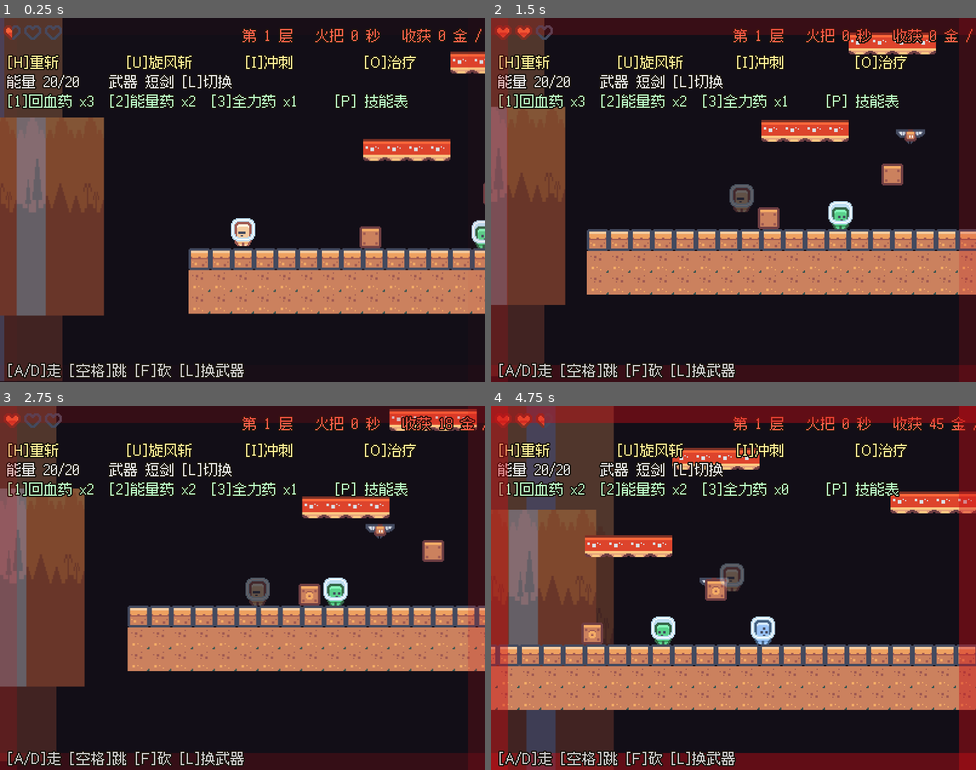
Above: before the commit, frames 1-4 (two rows, left to right).
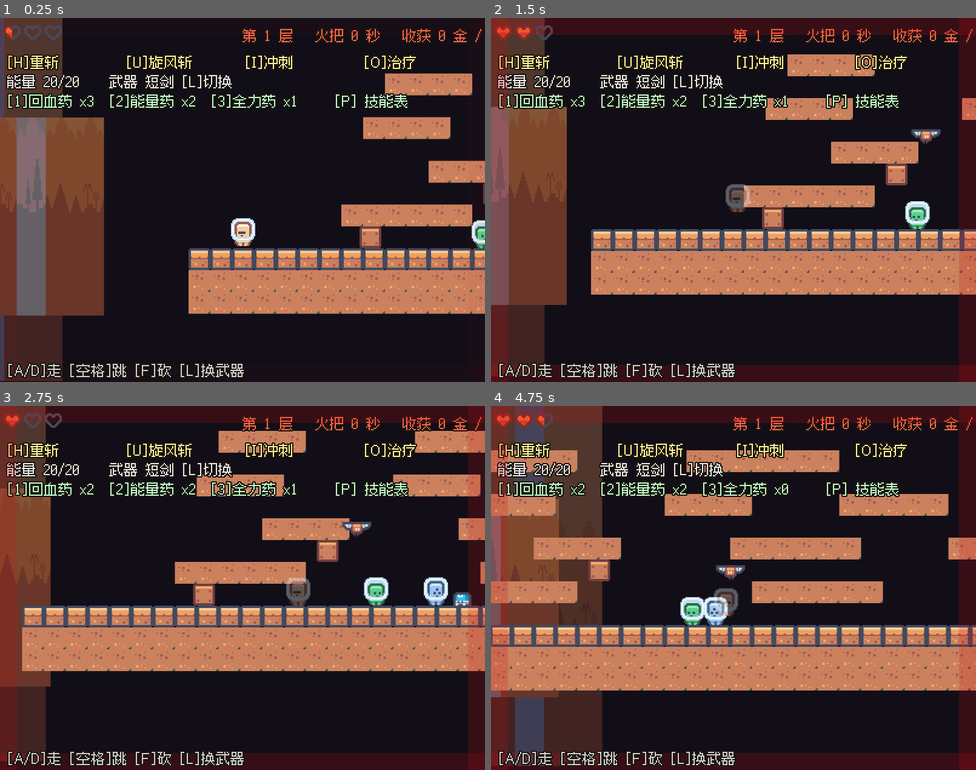
Above: after the commit, the same moments.

Repository: 01821/farm-fight-game
Game: Godot game, scene res://Tests/test_mine_enemy.tscn
The game is run twice, just before and just after one commit, with the same random seed, the same clock (stepped at 60 frames per second) and the same inputs. This scene is started directly instead of the project's main scene. Sound files missing from this copy of the repository are replaced by a short silence.
Inputs (mouse positions are in pixels of both pictures, inside the frame that each line leads up to):
- Up to frame 1 (0.25 s): no input
- Up to frame 2 (1.5 s): move the mouse to (840, 181) at 0.52 s; hold D (right) from 0.53 s (still down); tap Space (jump) at 0.6, 0.77, 1.07 s; click (840, 181) at 0.67 s; move the mouse to (636, 218) at 1.27 s; tap Q (cycle_item) at 1.35 s
- Up to frame 3 (2.75 s): tap Space (jump) at 1.52, 1.55, 1.82, 2.3 s; move the mouse to (291, 507) at 2.02 s; release D (right) at 2.03 s; hold A (left) from 2.03 s (still down); tap 1 (item_1) at 2.1 s
- Up to frame 4 (4.75 s): move the mouse to (709, 660) at 2.77 s; release A (left) at 2.78 s; hold D (right) 2.78-4.28 s; tap 2 (item_2) at 2.85 s; click (709, 660) at 2.92 s; tap Space (jump) at 3.02, 3.05, 3.32, 3.77, 3.8, 4.07, 4.52, 4.55 s; move the mouse to (879, 642) at 3.52 s; tap 3 (item_3) at 3.6 s; move the mouse to (588, 533) at 4.27 s; hold A (left) from 4.28 s (still down); tap 4 (seed_4) at 4.35 s

The runs differ from the first frame. In frame 1, 6.1% of the frame differs, in the area x 70-100%, y 9-58%; in frame 2, 11%; in frame 3, 23%; in frame 4, 46%, in the area x 0-100%, y 0-100%.

Commit message:
feat(mine): 地图程序化生成 + 修平台贴图（五项里第 B 项）

Diff:
--- a/Scripts/Global/MineRun.gd
+++ b/Scripts/Global/MineRun.gd
@@ -41,6 +41,8 @@
 var last_boss_day: int = -1
 ## 进洞那天是第几天（由矿洞口在进洞时记下）
 var entry_day: int = 0
+## 进洞时用的是第几号存档槽（决定地图种子）
+var entry_slot: int = 1
 ## 每日首通关底的额外奖励
 const DAILY_FIRST_GOLD: int = 30
 
@@ -88,6 +90,11 @@
 
 func is_deepest() -> bool:
 	return depth >= MAX_DEPTH
+
+## 当前这一层的地图种子。
+## **同一个存档 + 同一层 = 同一张图**，换存档或换层就是新图。
+func level_seed() -> int:
+	return MineGen.seed_for(entry_slot, depth)
 
 ## 下一层。已经是最深就返回 false。
 ## **注意火把不会补** —— 这是整个分层的紧张感来源。
--- /dev/null
+++ b/Scripts/Mine/mine_gen.gd
@@ -0,0 +1,88 @@
+class_name MineGen
+
+## 矿洞地图生成器：**带种子的程序化生成**，产出和手写地图同一种格式
+## （`PackedStringArray`），所以 `MineLevel.build()` 一行都不用改。
+##
+## 为什么要它：之前三张地图是写死的，**第二局和第一局一模一样**，重玩性接近 0。
+## 现在同一个存档 + 同一层永远是同一张图（种子可复现），
+## 换个存档或者换一层就是一张新图。
+##
+## ⚠️ 生成器必须保证**玩家够得着**自己造出来的平台。这不是"看起来差不多"就行：
+##    跳跃高度 = 初速² / (2×重力) = 238² / (2×760) ≈ 37.3 px ≈ **2 格**。
+##    所以平台只能一层一层往上、每层最多隔 2 行。
+##    我原来手写的地图把平台摆在第 2/4/6 行，从地面（第 11 行）**一个都跳不上去**——
+##    这个 bug 藏了十几轮，因为测试只验过"能站在地面上"。
+
+## 地图尺寸（和手写地图一致，别乱改：相机边界、掉落物位置都按它算）
+const W: int = 48
+const H: int = 14
+## 地面从这一行开始往下全是实心
+const GROUND_ROW: int = 11
+## 出生点
+const SPAWN_X: int = 2
+const SPAWN_Y: int = 9
+## 平台可以摆的行。**从地面往上每 2 行一层**，正好在 37.3px 的跳跃高度之内。
+## （留一点余量：2 行 = 36px，比极限 37.3px 少 1.3px，所以平台要做宽一点才好落。）
+const PLATFORM_ROWS: Array[int] = [9, 7, 5, 3]
+
+const SOLID := "#"
+const PLATFORM := "="
+const SPAWN := "S"
+
+## 生成一张地图。同一个 seed 永远得到同一张图。
+static func generate(seed_value: int) -> PackedStringArray:
+	var rng := RandomNumberGenerator.new()
+	rng.seed = seed_value
+
+	var rows: Array[String] = []
+	for y in range(H):
+		rows.append(" ".repeat(W))
+
+	# 地面：底下三行全实心
+	for y in range(GROUND_ROW, H):
+		rows[y] = SOLID.repeat(W)
+
+	# 出生点
+	rows[SPAWN_Y] = _put(rows[SPAWN_Y], SPAWN_X, SPAWN)
+
+	# 平台：从低到高一层层往上摆，保证每一层都能从下一层跳上来
+	for y in PLATFORM_ROWS:
+		var count: int = rng.randi_range(2, 4)
+		# 起点留出边距，别贴着地图边缘（贴边的话玩家没地方起跳）
+		var x: int = rng.randi_range(5, 12)
+		for i in range(count):
+			var w: int = rng.randi_range(4, 7)
+			if x + w > W - 3:
+				break
+			for k in range(w):
+				rows[y] = _put(rows[y], x + k, PLATFORM)
+			# 平台之间留一段空，不然连成一整条就没法"跳"了
+			x += w + rng.randi_range(4, 9)
+
+	# 出生点正上方别压平台 —— 免得玩家一出生就顶到东西
+	rows[SPAWN_Y] = _put(rows[SPAWN_Y], SPAWN_X, SPAWN)
+
+	var out := PackedStringArray()
+	for r in rows:
+		out.append(r)
+	return out
+
+## 把字符串第 x 个字符换成 ch（GDScript 的 String 不能直接按下标改）
+static func _put(s: String, x: int, ch: String) -> String:
+	if x < 0 or x >= s.length():
+		return s
+	return s.substr(0, x) + ch + s.substr(x + 1)
+
+## 这一层的随机种子。
+## **同一个存档 + 同一层 = 同一张图**（可以复现、可以分享种子），
+## 换存档或者换层就是新图。
+static func seed_for(slot: int, depth: int) -> int:
+	return maxi(1, slot) * 1000 + maxi(1, depth)
+
+## 第 row 行的平台顶面在世界坐标里的 y（给可达性测试用）
+static func row_top_y(row: int) -> float:
+	return float(row) * 18.0
+
+## 从地面能跳到的最高那一行（用"最多 2 行"这个已知约束算出来）
+static func lowest_platform_row() -> int:
+	return PLATFORM_ROWS[0]
--- a/Scripts/Mine/mine_level.gd
+++ b/Scripts/Mine/mine_level.gd
@@ -14,10 +14,16 @@
 
 const TILE_SIZE: int = 18
 
-## 图集格子（18×18，已画网格确认过）
+## 图集格子（18×18）。**这几格是放大图集逐个看过的，不是猜的。**
 const ATLAS_SOLID_TOP := Vector2i(0, 2)   # 带高光的土层表面
 const ATLAS_SOLID_FILL := Vector2i(4, 0)  # 纯土，用于地表以下
-const ATLAS_PLATFORM := Vector2i(12, 0)   # 木板平台
+## ⚠️ 平台这一格是**试出来的**，两次踩坑记在这里：
+##    ① 原来用 (12,0) —— 那其实是**红白警戒带**，渲染出来是一条红橙条纹，不是木板。
+##    ② 改用 (11,1) —— 放大图集看那块"木板"，结果**那一格是透明的**，平台整个消失。
+##    最后用 (4,0)：地下纯土。它**已经被我亲眼确认过渲染正常**（矿洞地表以下就是它），
+##    读作"土台子"，而且和地表那层浅色高光区分得开。
+##    结论：挑图集格子，**看不清就放大看，改完一定截图确认**，别靠描述猜。
+const ATLAS_PLATFORM := Vector2i(4, 0)
 
 const SOLID := "#"
 const PLATFORM := "="
@@ -232,10 +238,18 @@
 		return 0.0
 	return clampf(MineRun.torch_left / MineRun.TORCH_TIME, 0.0, 1.0)
 
-## 当前实际用的地图：显式设过 `map` 就用它，否则按当前层数取。
+## 用**程序化生成**的地图（关掉就退回下面手写的那几张，方便对照调试）
+@export var use_generated_map: bool = true
+
+## 当前实际用的地图，优先级：
+##   1. 显式设过 `map`（测试用自定义小地图时走这条）
+##   2. 程序化生成（种子 = 存档槽号 + 层数）
+##   3. 手写的兜底地图
 func active_map() -> PackedStringArray:
 	if map.size() > 0:
 		return map
+	if use_generated_map:
+		return MineGen.generate(MineRun.level_seed())
 	return MAPS[clampi(MineRun.depth - 1, 0, MAPS.size() - 1)]
 
 ## 把 active_map() 铺成瓦片。返回出生点的格子坐标。
--- a/Scripts/buildings/mine_entrance.gd
+++ b/Scripts/buildings/mine_entrance.gd
@@ -84,6 +84,10 @@
 	var cycle := get_tree().get_first_node_in_group("day_cycle") as DayCycle
 	MineRun.start_run()
 	MineRun.entry_day = cycle.day if cycle != null else 0
-	print("[矿洞] 第 ", MineRun.entry_day, " 天下矿")
+	# 记下是哪个槽 —— 地图种子由 槽号+层数 决定，这样"同一个存档每次一样、
+	# 换个存档就是新地图"
+	MineRun.entry_slot = _save.current_slot if _save != null else 1
+	print("[矿洞] 第 ", MineRun.entry_day, " 天下矿（", MineRun.entry_slot, " 号槽，种子 ",
+		MineRun.level_seed(), "）")
 	get_tree().change_scene_to_file(mine_scene)
 	return true
--- a/Tests/test_mine_enemy.gd
+++ b/Tests/test_mine_enemy.gd
@@ -37,6 +37,14 @@
 	_player.velocity = Vector2.ZERO
 	await _step(settle)
 
+func _flat_map() -> PackedStringArray:
+	## 一张只有地面、没有任何平台的空地图。飞行怪的测试要在开阔空气里做。
+	var out := PackedStringArray()
+	for y in range(MineGen.H):
+		out.append("#".repeat(MineGen.W) if y >= MineGen.GROUND_ROW else " ".repeat(MineGen.W))
+	out[MineGen.SPAWN_Y] = MineGen._put(out[MineGen.SPAWN_Y], MineGen.SPAWN_X, "S")
+	return out
+
 func _ready() -> void:
 	_level = (load("res://Scenes/Mine/mine_level.tscn") as PackedScene).instantiate()
 	add_child(_level)
@@ -141,6 +149,14 @@
 	_check("蝙蝠是飞行怪", _bat.is_flying())
 	await _step(40)
 	_check("飞行怪不会掉到地上", _bat.global_position.y < 190.0)
+
+	# ⚠️ 换成一张**没有平台**的平地地图再测。
+	#    新地图是程序化生成的，蝙蝠头顶可能正好压着一块平台，
+	#    它往下降时会撞上去、velocity.y 被 move_and_slide 清零，
+	#    于是下面那条断言就失败了 —— 而失败原因跟蝙蝠的 AI 毫无关系。
+	_level.map = _flat_map()
+	_level.build()
+	await _step(4)
 
 	# ⚠️ 关键：把玩家**水平拉开到接触范围之外**（70 > CONTACT_RANGE 15），
 	#    否则玩家会被反复撞飞、一直在空中弹，"他在上还是在下"就说不清了。
--- /dev/null
+++ b/Tests/test_mine_gen.gd
@@ -0,0 +1,148 @@
+extends Node2D
+
+## 端到端自测：矿洞地图程序化生成。
+## 用法: godot --headless --path . --fixed-fps 60 res://Tests/test_mine_gen.tscn
+##
+## 这里最重要的一条不是"生成出来的图长得对"，而是
+## **生成出来的平台玩家真的跳得上去** —— 我原来手写的地图就没做到，
+## 平台摆在第 2/4/6 行，而跳跃高度只有 2 格，一个都够不着。
+## 那个 bug 藏了十几轮，因为测试只验过"能站在地面上"。
+
+var _fail: int = 0
+var _level: MineLevel
+var _player: MinePlayer
+
+func _check(label: String, ok: bool) -> void:
+	if ok:
+		print("PASS  ", label)
+	else:
+		_fail += 1
+		print("FAIL  ", label)
+
+func _step(frames: int) -> void:
+	for i in range(frames):
+		await get_tree().physics_frame
+
+func _release_all() -> void:
+	for a in ["left", "right", "jump"]:
+		if Input.is_action_pressed(a):
+			Input.action_release(a)
+
+func _ready() -> void:
+	MineRun.scene_switch_enabled = false
+	MineRun.active = false
+	MineRun.entry_slot = 1
+	MineRun.depth = 1
+
+	print("--- 可复现性 ---")
+	var a1 := MineGen.generate(1001)
+	var a2 := MineGen.generate(1001)
+	var b1 := MineGen.generate(1002)
+	print("  INFO 种子 1001 的第一行平台：", a1[9])
+	print("  INFO 种子 1002 的第一行平台：", b1[9])
+	_check("同一个种子生成两次完全一样", a1 == a2)
+	_check("★ 不同种子生成出来的图不一样", a1 != b1)
+
+	_check("种子由 槽号+层数 决定", MineGen.seed_for(1, 1) != MineGen.seed_for(2, 1))
+	_check("同一层同槽号种子稳定", MineGen.seed_for(2, 3) == MineGen.seed_for(2, 3))
+	_check("同槽号换层种子不同", MineGen.seed_for(1, 1) != MineGen.seed_for(1, 2))
+
+	print("--- 结构合法性 ---")
+	var m := MineGen.generate(4242)
+	_check("行数对", m.size() == MineGen.H)
+	var widths_ok := true
+	for r in m:
+		if r.length() != MineGen.W:
+			widths_ok = false
+	_check("每行宽度一致", widths_ok)
+
+	var ground_ok := true
+	for y in range(MineGen.GROUND_ROW, MineGen.H):
+		if m[y] != "#".repeat(MineGen.W):
+			ground_ok = false
+	_check("地面三层是完整实心的（不会掉出去）", ground_ok)
+
+	var spawn_found := false
+	for y in range(m.size()):
+		if "S" in m[y]:
+			spawn_found = true
+	_check("有出生点", spawn_found)
+
+	var platform_count := 0
+	for r in m:
+		platform_count += r.count("=")
+	print("  INFO 这张图有 ", platform_count, " 格平台")
+	_check("有平台（不是一张空地）", platform_count > 20)
+
+	# 换个种子也应该是合法的
+	var bad := 0
+	for s in range(1, 40):
+		var g := MineGen.generate(s)
+		if g.size() != MineGen.H:
+			bad += 1
+			continue
+		for r in g:
+			if r.length() != MineGen.W:
+				bad += 1
+				break
+	print("  INFO 抽查 39 个种子，结构有问题的：", bad)
+	_check("随便哪个种子生成出来都合法", bad == 0)
+
+	print("--- 关卡用的是生成的图 ---")
+	_level = (load("res://Scenes/Mine/mine_level.tscn") as PackedScene).instantiate()
+	add_child(_level)
+	await _step(2)
+	var used := _level.active_map()
+	await _step(2)
+	_player = _level.get_node("MinePlayer")
+	print("  INFO 关卡实际用的第一行平台：", used[9])
+	_check("没传自定义地图时用生成的", used == MineGen.generate(MineRun.level_seed()))
+	# 自定义地图优先级最高（测试和调试都靠它）
+	var custom := PackedStringArray()
+	for y in range(MineGen.H):
+		custom.append("#".repeat(MineGen.W) if y >= MineGen.GROUND_ROW else " ".repeat(MineGen.W))
+	_level.map = custom
+	_check("传了自定义地图就优先用它", _level.active_map() == custom)
+	_level.map = PackedStringArray()
+	await _step(2)
+
+	print("--- ★ 平台够不够得着（真的跳一次）---")
+	# 先量出玩家实际能跳多高
+	var gap_px: float = float(MineGen.GROUND_ROW - MineGen.PLATFORM_ROWS[0]) * 18.0
+	print("  INFO 地面顶面到最下面一层平台的距离 = ", gap_px, " px")
+	# 找一根头顶没平台的柱子，免得跳起来撞到东西
+	var m2 := _level.active_map()
+	var col: int = -1
+	for x in range(4, MineGen.W - 4):
+		if m2[9][x] == " " and m2[7][x] == " " and m2[5][x] == " ":
+			col = x
+			break
+	_check("找得到一根头顶空的柱子", col >= 0)
+	if col >= 0:
+		_release_all()
+		_player.global_position = Vector2(float(col) * 18.0 + 9.0, 198)
+		_player.velocity = Vector2.ZERO
+		await _step(10)
+		var y0: float = _player.global_position.y
+		Input.action_press("jump")
+		var min_y: float = y0
+		for i in range(40):
+			await get_tree().physics_frame
+			min_y = minf(min_y, _player.global_position.y)
+		Input.action_release("jump")
+		await _step(4)
+		var rise: float = y0 - min_y
+		print("  INFO 实测跳跃高度 = ", snappedf(rise, 0.1), " px（需要 ", gap_px, " px）")
+		_check("★ 跳跃高度够得着最下面一层平台", rise >= gap_px)
+
+		# 相邻两层平台之间的间距也要跳得上去
+		var step_gap: float = 0.0
+		for i in range(1, MineGen.PLATFORM_ROWS.size()):
+			var d: float = float(MineGen.PLATFORM_ROWS[i - 1] - MineGen.PLATFORM_ROWS[i]) * 18.0
+			step_gap = maxf(step_gap, d)
+		print("  INFO 平台层之间最大间距 = ", step_gap, " px")
+		_check("★ 层与层之间也跳得上去", rise >= step_gap)
+
+	_release_all()
+	print("RESULT fail=", _fail)
+	get_tree().quit()
--- /dev/null
+++ b/Tests/test_mine_gen.tscn
@@ -0,0 +1,6 @@
+[gd_scene format=3]
+
+[ext_resource type="Script" path="res://Tests/test_mine_gen.gd" id="1_test"]
+
+[node name="TestMineGen" type="Node2D"]
+script = ExtResource("1_test")
--- /dev/null
+++ b/Tools/dump_atlas.gd
@@ -0,0 +1,30 @@
+extends Node
+
+## 把地形图集放大若干倍存出来，方便**用眼睛**数格子、挑对贴图。
+## 用法：Godot_v4.7.2-stable_win64.exe --headless --path . res://Tools/dump_atlas.tscn
+##
+## 为什么需要它：tilemap_packed.png 是 18×18 的无间距紧凑图集（20×9 = 180 格），
+## 直接在原尺寸下看根本分不清哪格是什么。选错格子不会报错，
+## 只会让平台渲染成一条红白警戒带（这就是我踩的）。
+
+const SRC: String = "res://Assets/kenney_pixel-platformer/tilemap_packed.png"
+const OUT: String = "user://atlas_zoom.png"
+const SCALE: int = 5
+
+func _ready() -> void:
+	var img := Image.load_from_file(ProjectSettings.globalize_path(SRC))
+	if img == null:
+		# res:// 打包之后要用 load
+		var tex := load(SRC) as Texture2D
+		if tex != null:
+			img = tex.get_image()
+	if img == null:
+		print("[图集] 读不到 ", SRC)
+		get_tree().quit()
+		return
+	print("[图集] 原始尺寸 ", img.get_width(), "x", img.get_height(),
+		"（", img.get_width() / 18, " 列 × ", img.get_height() / 18, " 行，每格 18px）")
+	img.resize(img.get_width() * SCALE, img.get_height() * SCALE, Image.INTERPOLATE_NEAREST)
+	var err := img.save_png(OUT)
+	print("[图集] 放大 ", SCALE, " 倍 -> ", ProjectSettings.globalize_path(OUT), "（", err == OK, "）")
+	get_tree().quit()
--- /dev/null
+++ b/Tools/dump_atlas.tscn
@@ -0,0 +1,6 @@
+[gd_scene format=3]
+
+[ext_resource type="Script" path="res://Tools/dump_atlas.gd" id="1_dump"]
+
+[node name="DumpAtlas" type="Node"]
+script = ExtResource("1_dump")
Not shown, added: Scripts/Mine/mine_gen.gd.uid
Not shown, added: Tests/test_mine_gen.gd.uid
Not shown, added: Tools/dump_atlas.gd.uid
